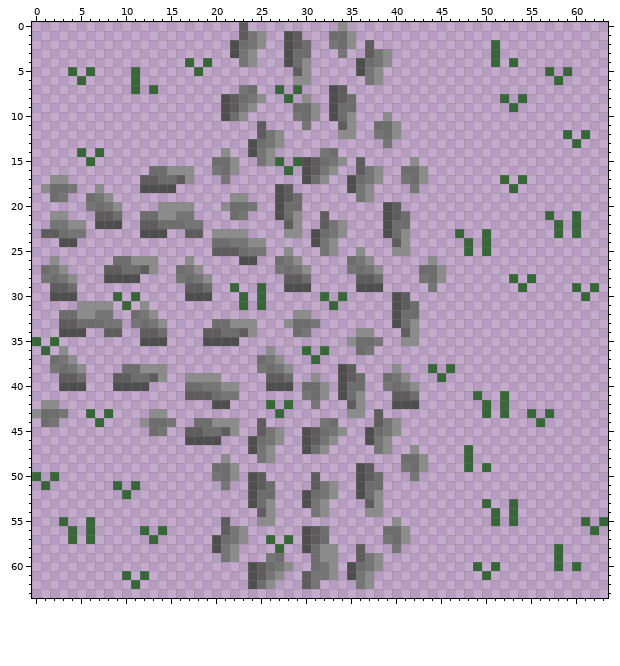
Two states of a pixel-art sprite, assets/tilemap/grass/tile_grass14.png. This is how it looked before the edit.
The file is 64x64 pixels.
After:
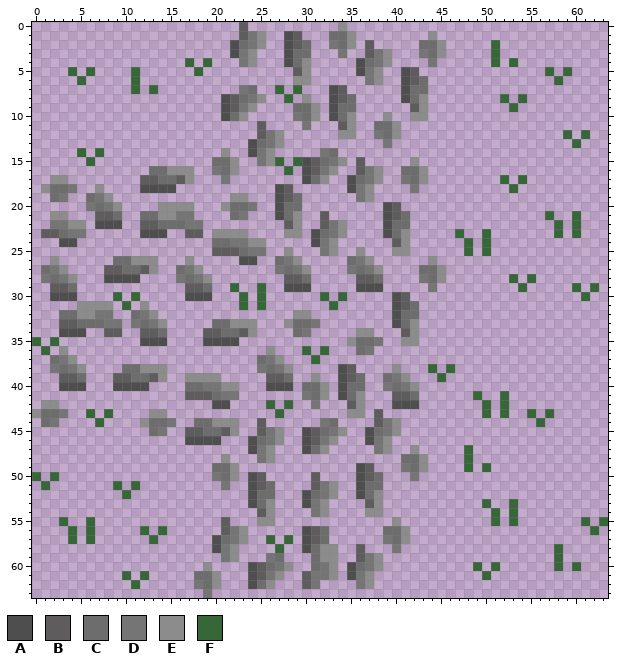
Palette (. is transparent): A #4e4e4e  B #5e5c5c  C #6d6d6d  D #757575  E #8c8c8c  F #376639
Changes in this commit:
Colour A now appears in rows 5 to 8 at x 41.
Colour B now appears in rows 5 to 6 at x 42; in row 9 at x 42.
Colour C now appears in row 2 at x 43 to 44; in row 3 at x 44; in row 6 at x 43; in row 7 at x 42 to 43; in row 8 at x 42; in row 61 at x 18 to 19.
Colour C now appears in row 62 at x 19.
Colour D now appears in row 3 at x 43; in row 4 at x 44; in row 62 at x 18; in row 63 at x 19.
Colour E now appears in row 1 at x 44; in rows 2 to 3 at x 45; in rows 8 to 9 at x 43; in row 10 at x 42 to 43; in row 60 at x 19; in rows 61 to 62 at x 20.
Where, in picture pixels (left, top, right, bottom), the same in both pictures:
added: (401, 31, 446, 121)
added: (194, 562, 221, 598)
